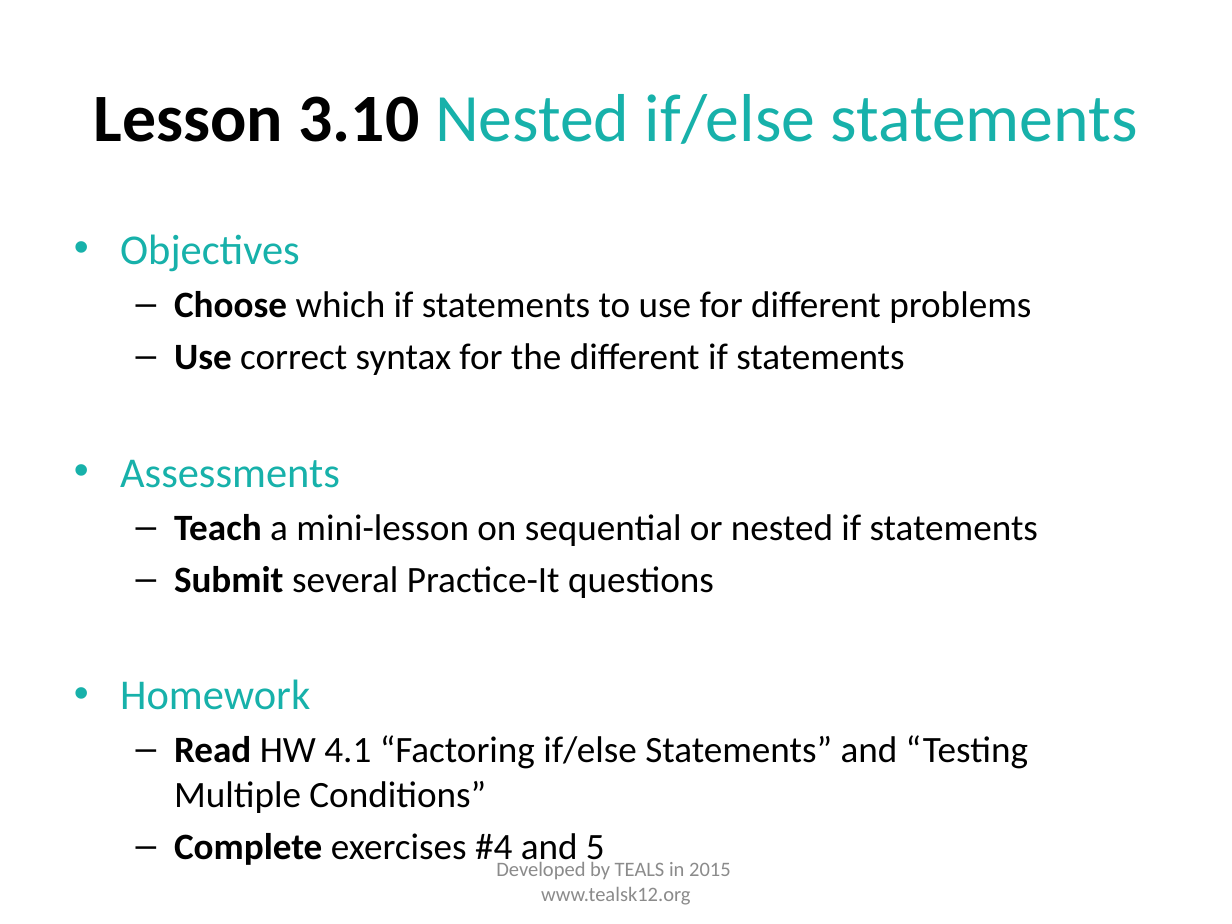
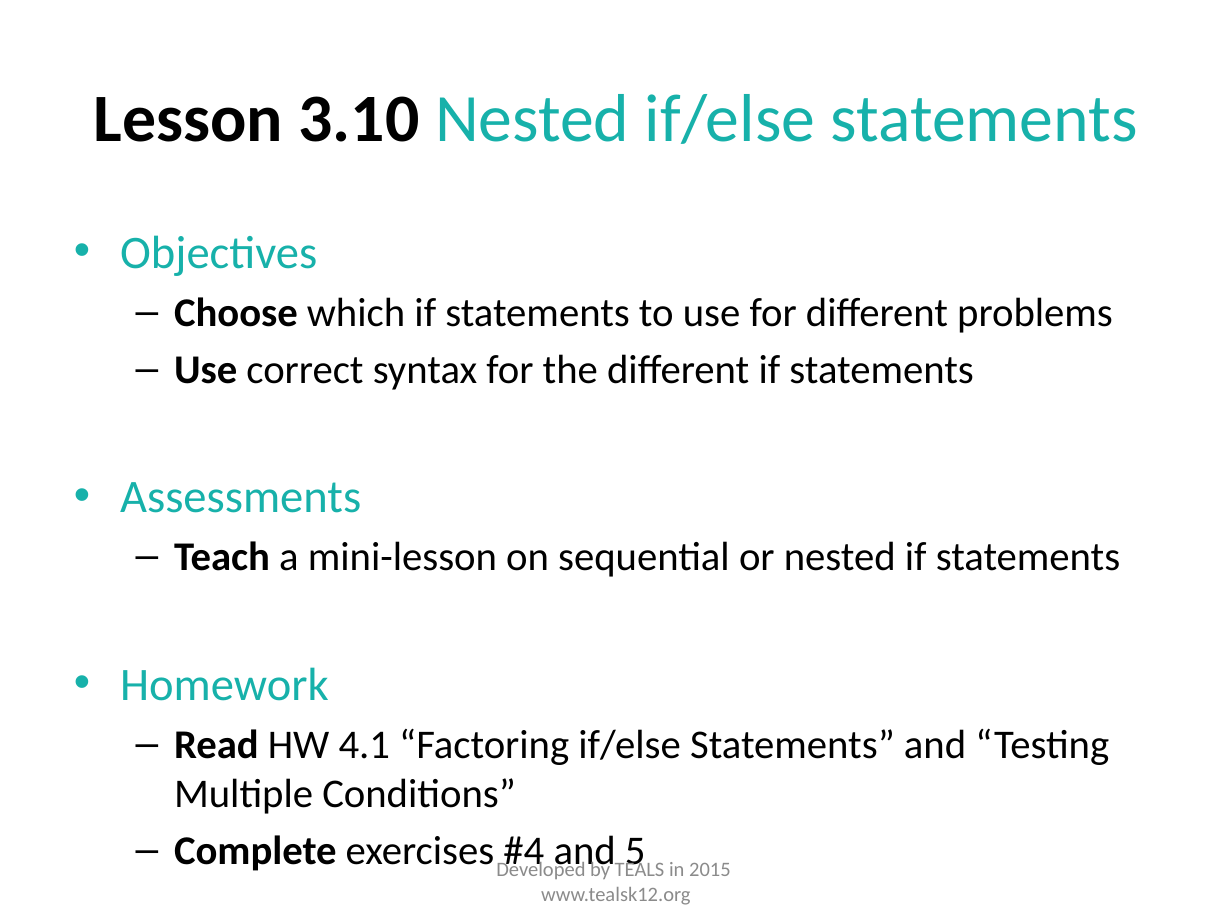
Before and after one commit to TEALSK12/apcsa-public, a slide deck: slide 11 of curriculum/Unit3/Unit 3 Slides.pptx. Drawn at 1232x924 pixels with LibreOffice and Linux fonts; fonts in the diff are those of the drawing. Boxes give left, top, right and bottom in pixels: in the first picture for what was removed or moved away, otherwise in the second. Text is boxed around its words. In the diff, an @@ line names an element or a change of style, - is before the commit and + after.

```diff
--- a/curriculum/Unit3/Unit 3 Slides.pptx
+++ b/curriculum/Unit3/Unit 3 Slides.pptx
@@ text "Objectives" at [120, 235, 1120, 875]: size 24.8 to 27.2 pt in "Objectives", "Assessments", "Homework"; size 21.7 to 23.8 pt in "Choose which if statements to use for ...", "Use correct syntax for the different if ...", "Teach a mini-lesson on sequential or nested ...", "Read HW 4.1 “Factoring if/else Statements” and ..." and 1 more places @@
@@ text at [174, 566, 714, 598]: paragraph removed @@
-  – Submit several Practice-It questions
```
Also in this commit, not shown: 5 other slides changed, 12 other files.
